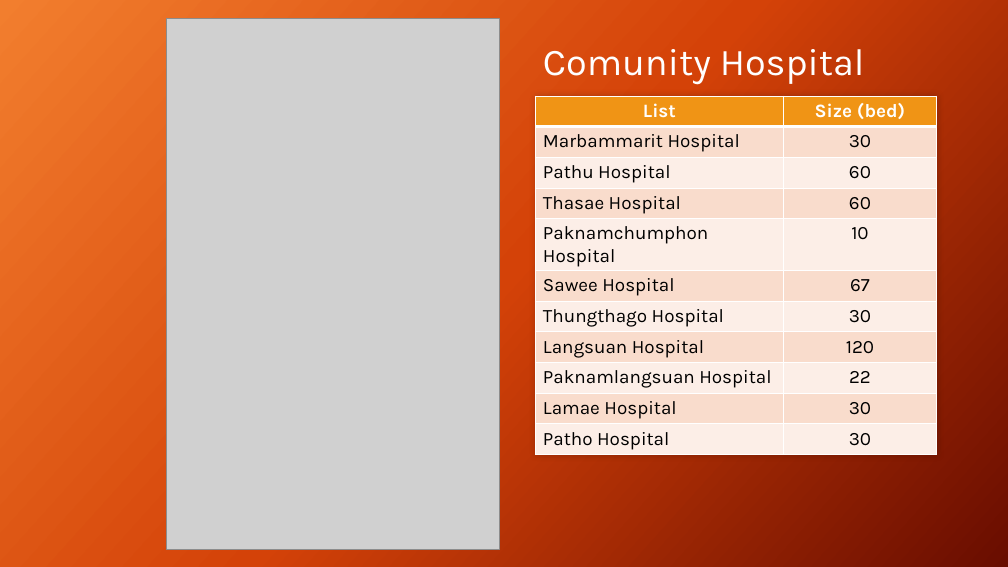
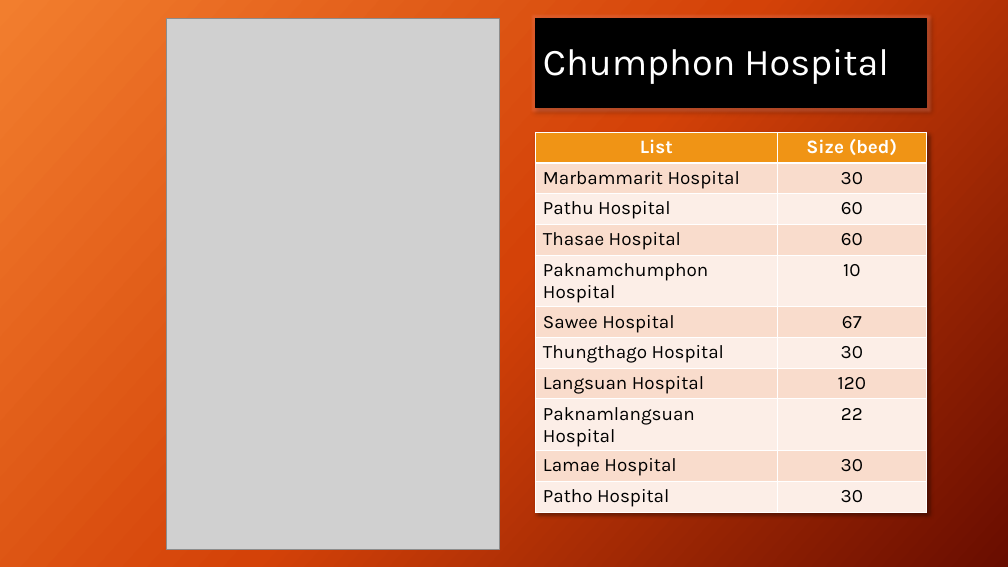
Before and after one commit to joblackpoc/Jobs_SSJ, a slide deck: slide 3 of gishealth_Eng.pptx. Drawn at 1008x567 pixels with LibreOffice and Linux fonts; fonts in the diff are those of the drawing; grey boxes stand for pictures. Boxes give left, top, right and bottom in pixels: in the first picture for what was removed or moved away, otherwise in the second. Text is boxed around its words. In the diff, an @@ line names an element or a change of style, - is before the commit and + after.

```diff
--- a/gishealth_Eng.pptx
+++ b/gishealth_Eng.pptx
@@ title "Chumphon Hospital": place and size @@
-title "Chumphon Hospital" at (543, 49, 865, 84)
+title "Chumphon Hospital" at (535, 18, 926, 107)
@@ title "Chumphon Hospital" at (535, 18, 926, 107): fill none to #000000; outline none to #000000 1 pt; shadow on @@
@@ title at (543, 49, 889, 84): text changed @@
-Comunity Hospital
+Chumphon Hospital
@@ table: place and size @@
-table at (535, 96, 936, 454)
+table at (535, 132, 926, 511)
```
Also in this commit, not shown: 4 other slides changed.
